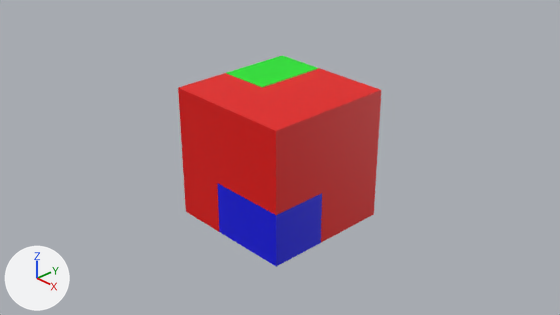
What one commit did to the Blender file assets/assets.blend.
One viewpoint serves both versions: the file's camera 'Camera'. Every picture has the same lights, and +X, +Y and +Z are marked at lower left. The picture after the commit comes second.
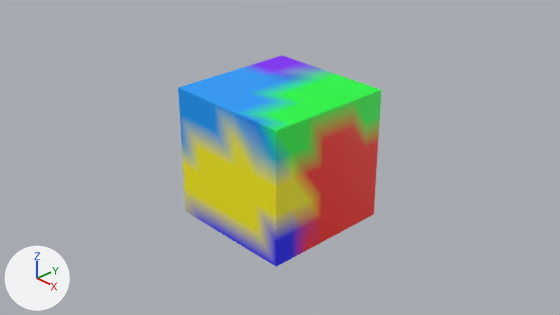
What differs and where, as boxes [x1, y1, x2, y2] in the pictures (560 x 315 px):
part 1 of me_cube, recoloured (lighter)
    both: [178, 68, 381, 242]
part 2 of me_cube, recoloured (lighter)
    both: [227, 56, 319, 87]
part 3 of me_cube, recoloured (lighter)
    both: [218, 184, 322, 267]

The change, as a list of edits to the scene's bpy script:
```text
Add mat_material:
    mat_material = bpy.data.materials.new('Material')
    mat_material.use_nodes = True; mat_material.node_tree.nodes.clear()
    _N = mat_material.node_tree.nodes; _L = mat_material.node_tree.links
    n0 = _N.new('ShaderNodeBsdfPrincipled'); n0.name = 'Principled BSDF'
    n1 = _N.new('ShaderNodeOutputMaterial'); n1.name = 'Material Output'
    n2 = _N.new('ShaderNodeVertexColor'); n2.name = 'Color Attribute'
    n2.layer_name = 'Color'
    _L.new(n0.outputs[0], n1.inputs[0])  # 'BSDF' to 'Surface'
    _L.new(n2.outputs[0], n0.inputs[0])  # 'Color' to 'Base Color'
Change me_cube:
    where me_cube.from_pydata(...)  # 192 vertices, 190 faces; spans x -1.0..1.0, y -1.0..1.0, z -1.0..1.0
    used by ob_cube; location = (0.0, 0.0, 0.0)
    me_cube part 1: all 138 faces that had it switch from mat_red (red #e70500) to mat_material
    me_cube part 2: all 31 faces that had it switch from mat_green (green #00e71d) to mat_material
    me_cube part 3: all 21 faces that had it switch from mat_blue (blue #0004e7) to mat_material
    me_cube part 4: vertex colours changed
```
